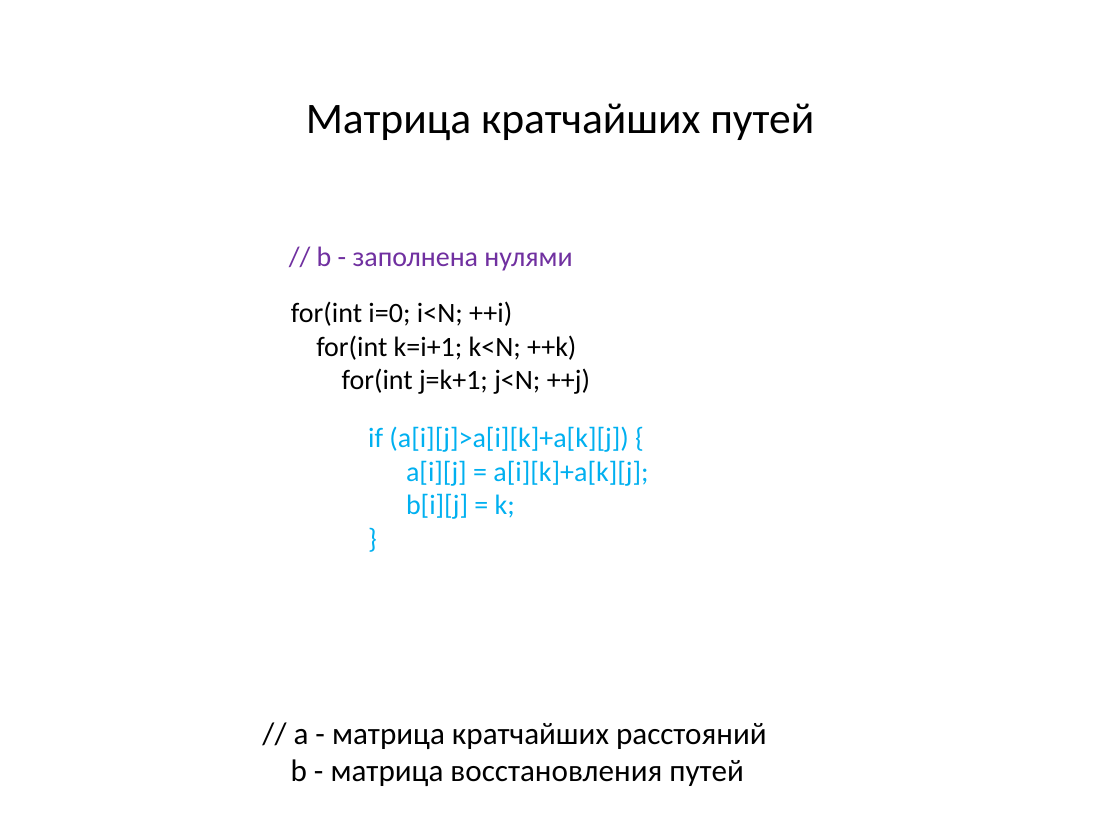
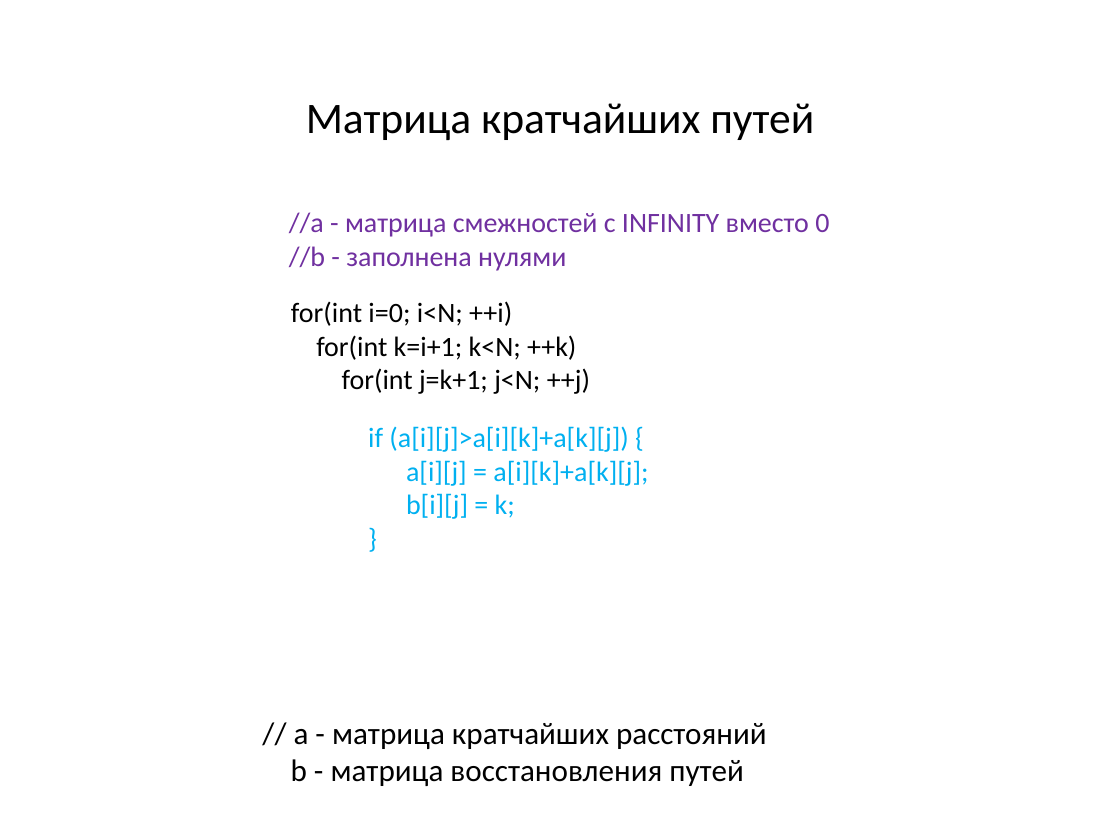
Before and after one commit to SteinbergOB/ANG, a slide deck: slide 15 of Презентации/Лекция 3.pptx (slide 10 before the commit). Drawn at 1120x840 pixels with LibreOffice and Linux fonts; fonts in the diff are those of the drawing. Boxes give left, top, right and bottom in pixels: in the first picture for what was removed or moved away, otherwise in the second. Text is boxed around its words. In the diff, an @@ line names an element or a change of style, - is before the commit and + after.

```diff
--- a/Презентации/Лекция 3.pptx
+++ b/Презентации/Лекция 3.pptx
@@ text at (289,212,829,271): text changed @@
-// b - заполнена нулями
+//a - матрица смежностей с INFINITY вместо 0
+//b - заполнена нулями
```
Also in this commit, not shown: 21 other slides changed, 26 slides added, 2 other files.
